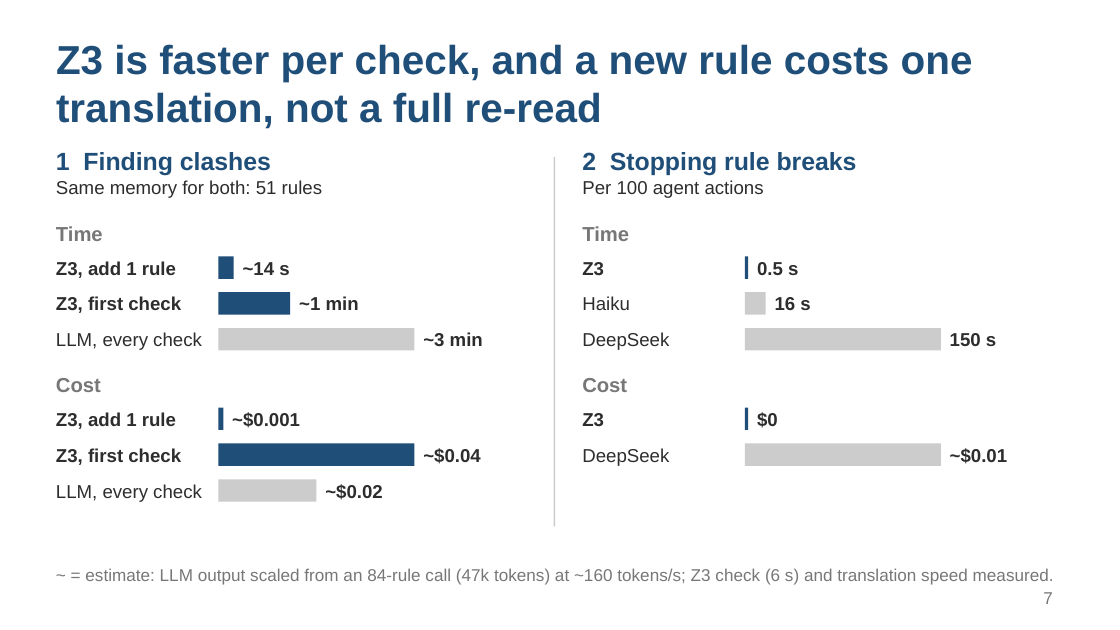
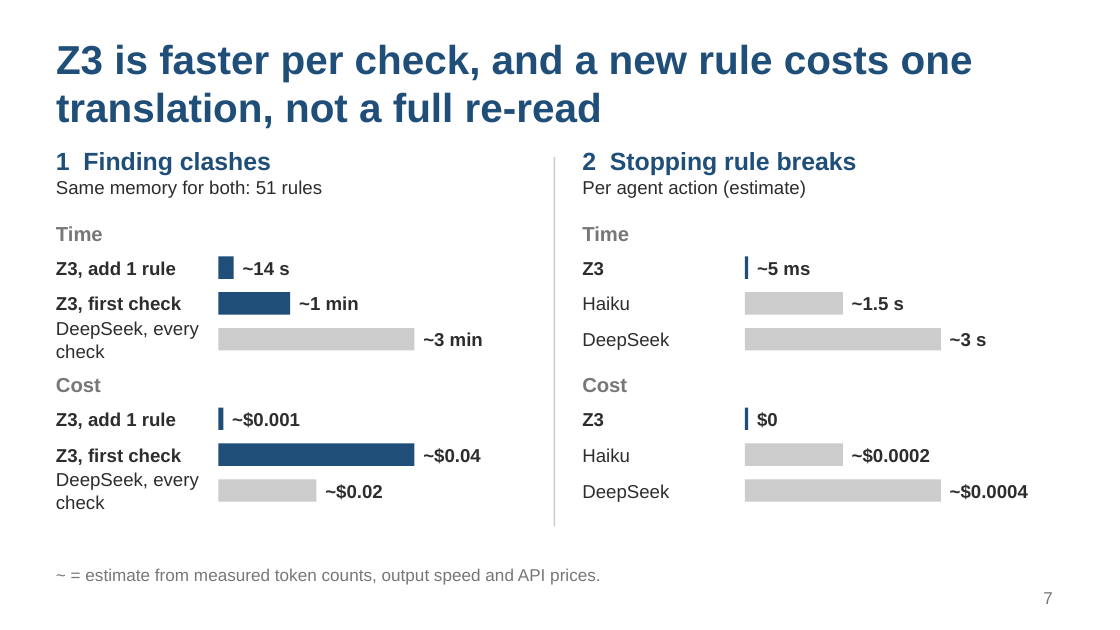
Before and after one commit to Ayingxizhao/memclash, a slide deck: slide 7 of docs/talk/talk.pptx. Drawn at 1120x630 pixels with LibreOffice and Linux fonts; fonts in the diff are those of the drawing. Boxes give left, top, right and bottom in pixels: in the first picture for what was removed or moved away, otherwise in the second. Text is boxed around its words. In the diff, an @@ line names an element or a change of style, - is before the commit and + after.

Commit message:
Gate cost per action (estimate) instead of per 100 actions
- Z3 ~5 ms and $0; Haiku ~1.5 s and ~$0.0002; DeepSeek 4.1 Flash ~3 s and ~$0.0004
- Estimate inputs recorded in the experiment log; slide 7 and README updated

```diff
--- a/docs/talk/talk.pptx
+++ b/docs/talk/talk.pptx
@@ text at (582,180,806,198): text changed @@
-Per 100 agent actions
+Per agent action (estimate)
@@ text at (757,262,810,275): text changed @@
-0.5 s
+~5 ms
@@ rectangle: place and size @@
-rectangle at (745,292,766,315)
+rectangle at (745,292,843,315)
@@ text at (852,297,904,310): text changed @@
-16 s
+~1.5 s
@@ text at (56,321,199,358): text changed @@
-LLM, every check
+DeepSeek, every check
@@ text at (950,333,986,346): text changed @@
-150 s
+~3 s
@@ text added at (582,448,630,462), 12 pt, text #2D2D2D @@
+Haiku
@@ rectangle: place and size @@
-rectangle at (745,444,941,466)
+rectangle at (745,444,843,466)
@@ text at (852,448,930,464): text changed @@
-~$0.01
+~$0.0002
@@ text at (56,472,199,509): text changed @@
-LLM, every check
+DeepSeek, every check
@@ text "DeepSeek": place and size @@
-text "DeepSeek" at (582,448,669,466)
+text "DeepSeek" at (582,484,669,502)
@@ rectangle added at (745,479,941,502), fill #CCCCCC @@
@@ text added at (950,484,1028,500), 12 pt, text #2D2D2D, bold @@
+~$0.0004
@@ text at (85,568,600,585): text changed @@
-~ = estimate: LLM output scaled from an 84-rule call (47k tokens) at ~160 tokens/s; Z3 check (6 s) and translation speed measured.
+~ = estimate from measured token counts, output speed and API prices.
```
Also in this commit, not shown: 5 other files.
